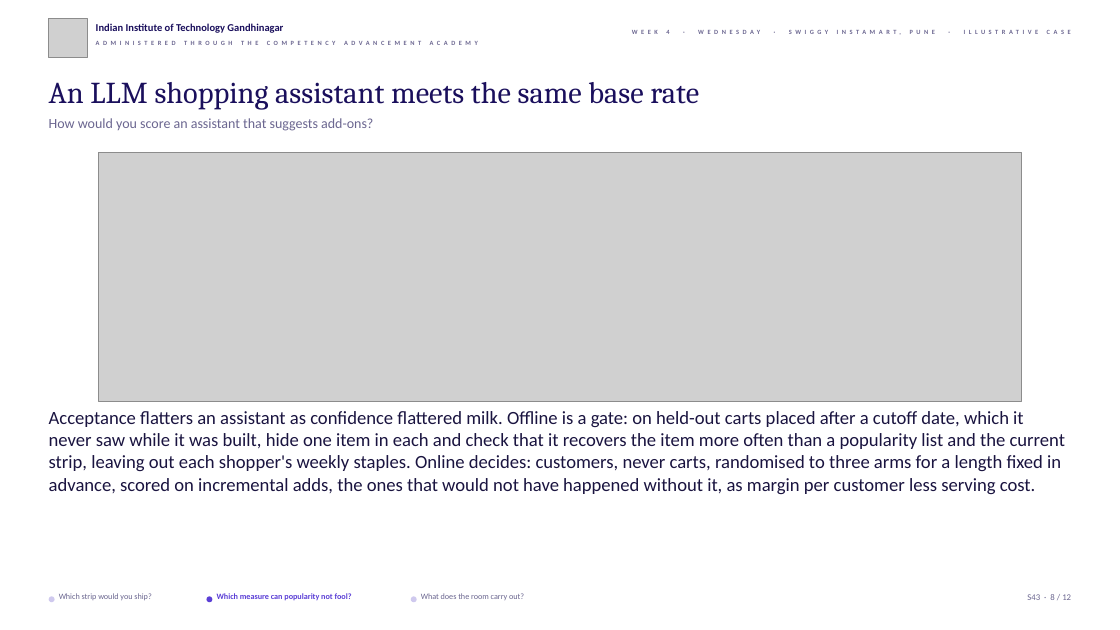
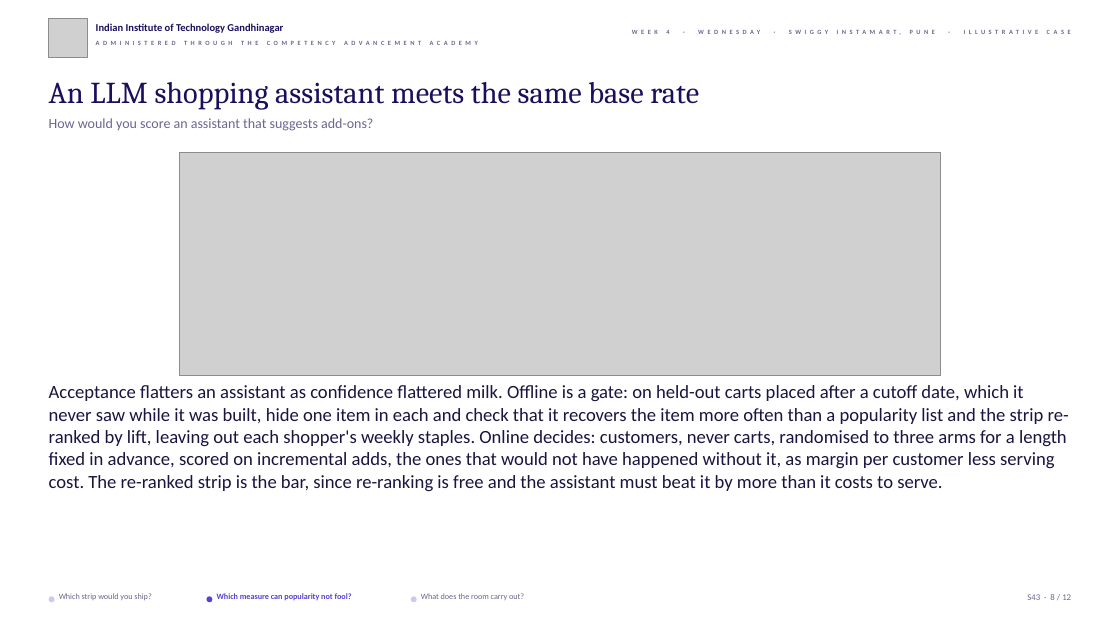
Before and after one commit to fde-academy-lab/c2-content-factory, a slide deck: slide 8 of content/W04/D3/slides/C2_W04_D03_half2_STUDENT.pptx. Drawn at 1120x630 pixels with LibreOffice and Linux fonts; fonts in the diff are those of the drawing; grey boxes stand for pictures; background and template pictures are left out. Boxes give left, top, right and bottom in pixels: in the first picture for what was removed or moved away, otherwise in the second. Text is boxed around its words. In the diff, an @@ line names an element or a change of style, - is before the commit and + after.

```diff
--- a/content/W04/D3/slides/C2_W04_D03_half2_STUDENT.pptx
+++ b/content/W04/D3/slides/C2_W04_D03_half2_STUDENT.pptx
@@ picture: place and size @@
-picture at <box>98,153,1023,402</box>
+picture at <box>180,153,941,376</box>
@@ text at <box>49,385,1069,491</box>: text changed @@
-Acceptance flatters an assistant as confidence flattered milk. Offline is a gate: on held-out carts placed after a cutoff date, which it never saw while it was built, hide one item in each and check that it recovers the item more often than a popularity list and the current strip, leaving out each shopper's weekly staples. Online decides: customers, never carts, randomised to three arms for a length fixed in advance, scored on incremental adds, the ones that would not have happened without it, as margin per customer less serving cost.
+Acceptance flatters an assistant as confidence flattered milk. Offline is a gate: on held-out carts placed after a cutoff date, which it never saw while it was built, hide one item in each and check that it recovers the item more often than a popularity list and the strip re-ranked by lift, leaving out each shopper's weekly staples. Online decides: customers, never carts, randomised to three arms for a length fixed in advance, scored on incremental adds, the ones that would not have happened without it, as margin per customer less serving cost. The re-ranked strip is the bar, since re-ranking is free and the assistant must beat it by more than it costs to serve.
```
Also in this commit, not shown: 1 other slide changed, 12 other files.
